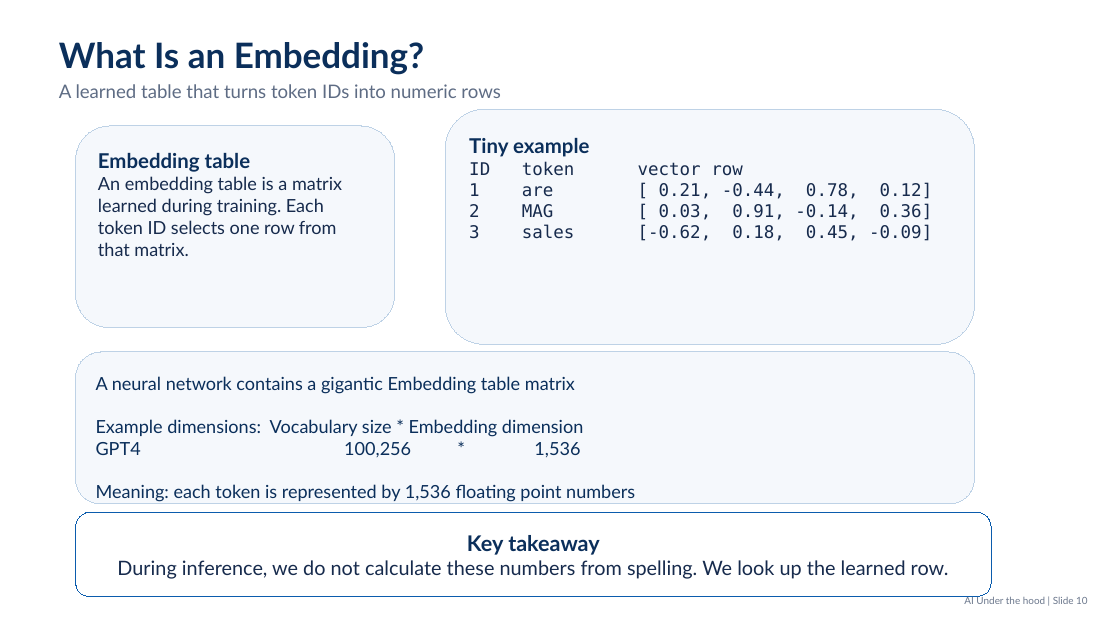
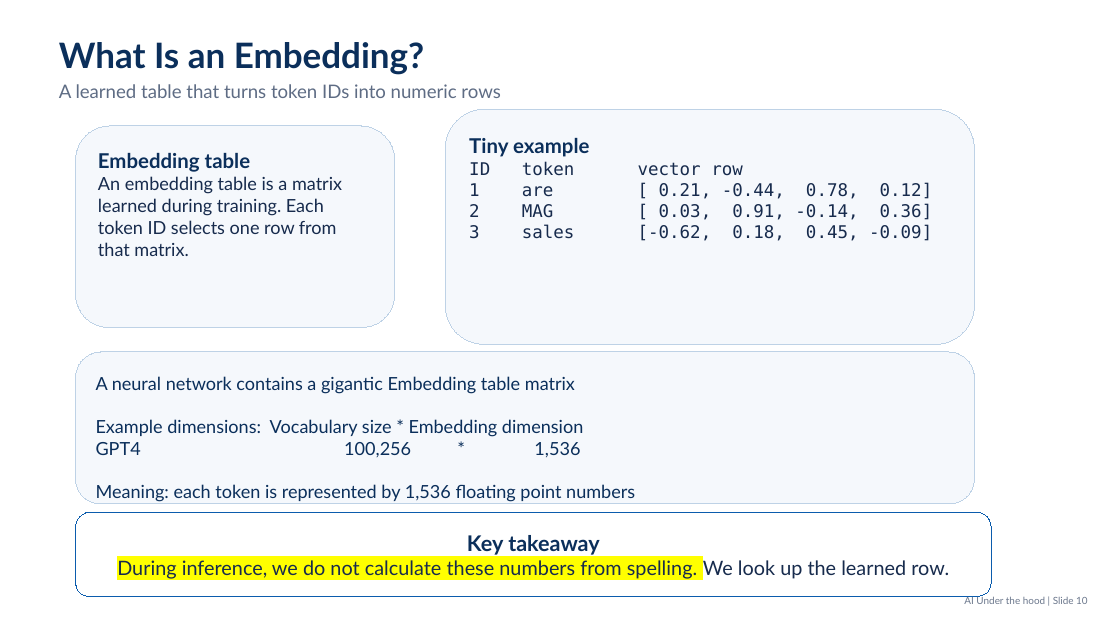
Before and after one commit to javaboy-vk/MAGPAI, a slide deck: slide 10 of pptx/Session_01_Tokens_v1.0.pptx. Drawn at 1120x630 pixels with LibreOffice and Linux fonts; fonts in the diff are those of the drawing. Boxes give left, top, right and bottom in pixels: in the first picture for what was removed or moved away, otherwise in the second. Text is boxed around its words. In the diff, an @@ line names an element or a change of style, - is before the commit and + after.

```diff
--- a/pptx/Session_01_Tokens_v1.0.pptx
+++ b/pptx/Session_01_Tokens_v1.0.pptx
@@ text in rounded rectangle at bbox=[117, 560, 949, 579]: highlight none to #FFFF00 in "During inference, we do not calculate these ..." @@
```
Also in this commit, not shown: 5 other slides changed.
